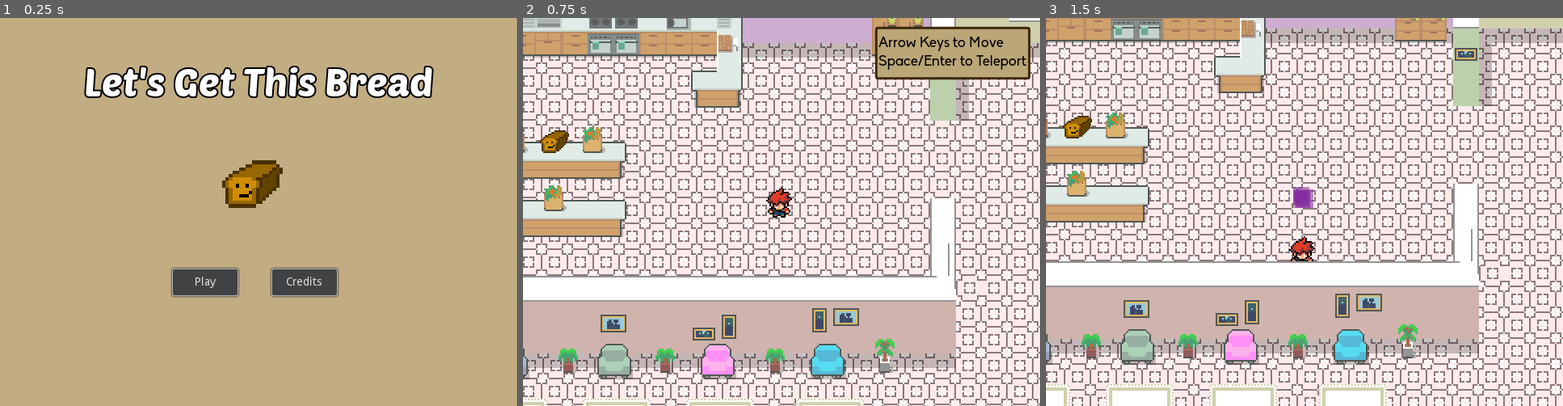
Above: before the commit, frames 1-3 (left to right).
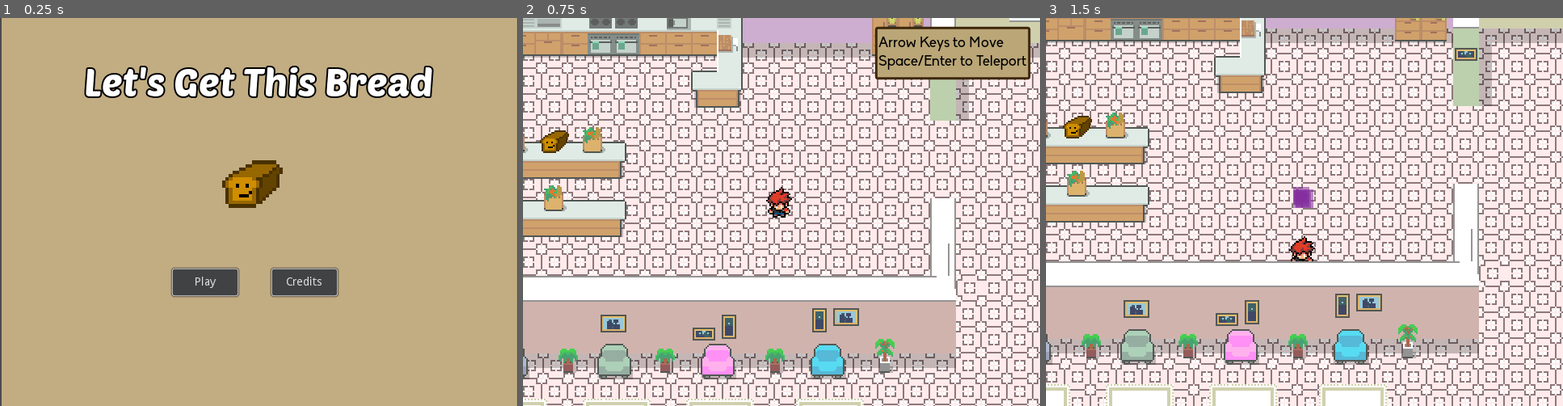
Above: after the commit, the same moments.

Repository: RokaRoka/get-this-bread
Game: Godot game, scene res://Menus/Title.tscn
Same seed, same stepped clock (60 frames per second), same inputs: the game is played once before the commit and once after it.
Inputs:
- Up to frame 1 (0.25 s): no input
- Up to frame 2 (0.75 s): click "Play" at 0.5 s
- Up to frame 3 (1.5 s): tap Enter (ui_accept) at 1.25 s; hold Right (ui_right) from 1.28 s (still down)

The runs differ from the first frame. In frame 1, 0.3% of the frame differs, in the area x 0-1%, y 0-100%; in frame 2, nothing differs; in frame 3, nothing differs.

Commit message:
Final version

Diff:
--- a/Menus/Title.tscn
+++ b/Menus/Title.tscn
@@ -55,7 +55,12 @@
 [node name="BG" type="ColorRect" parent="."]
 anchor_right = 1.0
 anchor_bottom = 1.0
+margin_left = 1.62903
+margin_right = 1.62903
 color = Color( 0.760784, 0.67451, 0.509804, 1 )
+__meta__ = {
+"_edit_use_anchors_": false
+}
 
 [node name="Label" type="Label" parent="."]
 anchor_right = 1.0
--- a/project.godot
+++ b/project.godot
@@ -23,6 +23,7 @@
 
 window/size/width=640
 window/size/height=480
+window/size/resizable=false
 
 [rendering]
 
Not shown, changed: .gitignore
